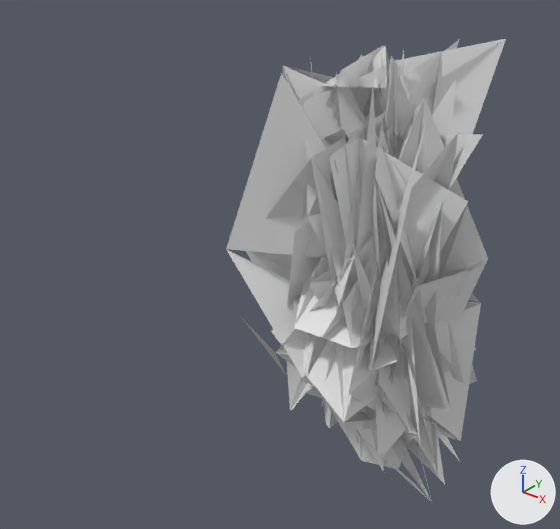
One commit to the OBJ model extracted_meshes/Skye_876C4EB1_v2.obj: the scene before it, then after it.
Before and after are seen from a camera (50 mm lens) standing at (411.0, -691.0, 650.0) and looking at (-20.0, -153.0, 317.0). Every picture has the same lights, and +X, +Y and +Z are marked at lower right. The older version comes first. Where no turn or scale is listed for an object, it has been applied to the vertices. Vertices at exactly the same position are counted once.

Objects in the first picture: 'Skye_876C4EB1_v2'.
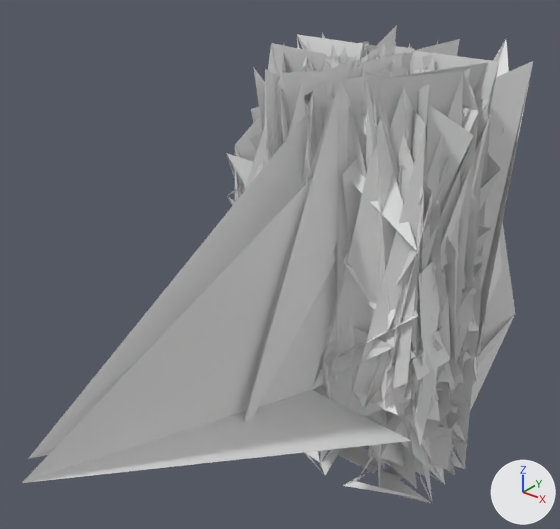
What differs and where, as boxes [x1, y1, x2, y2] in the pictures (560 x 529 px):
'Skye_876C4EB1_v2', reshaped (82% wider)
    before: [226, 39, 506, 503]
    after: [22, 25, 533, 503]
part 1 of me_skye_876c4eb1_v2, added (mostly hidden)
    after: [226, 45, 330, 390]
part 2 of me_skye_876c4eb1_v2, added
    after: [337, 446, 382, 473]
part 3 of me_skye_876c4eb1_v2, built on (mostly hidden before)
    before: [276, 51, 488, 447]
    after: [22, 25, 533, 503]

Edits to the bpy script that builds the scene:
```text
Change me_skye_876c4eb1_v2:
    used by ob_skye_876c4eb1_v2; location = (0.0, 0.0, 0.0)
    remove me_skye_876c4eb1_v2.from_pydata(...)  # 626 vertices, 675 faces; spans x -127.0..127.0, y -126.0..125.0, z -1.0..509.0
    add me_skye_876c4eb1_v2.from_pydata(...)  # 5732 vertices, 7513 faces; spans x -128.0..128.0, y -476.0..125.0, z -2.0..511.0
    me_skye_876c4eb1_v2 part 1: a new loose piece of 99 vertices spanning x -125.0..-8.0, y -127.0..-33.0, z 129.0..508.0
    me_skye_876c4eb1_v2 part 2: a new loose piece of 31 vertices spanning x -32.0..32.0, y -32.0..32.0, z 1.0..2.0
    me_skye_876c4eb1_v2 part 3: 14 vertices removed from x -55.0..115.0, y -61.0..23.0, z 21.0..509.0; 4842 vertices added at x -128.0..128.0, y -476.0..125.0, z -2.0..511.0
    other edits to the shape of me_skye_876c4eb1_v2 do not show in these pictures
```
